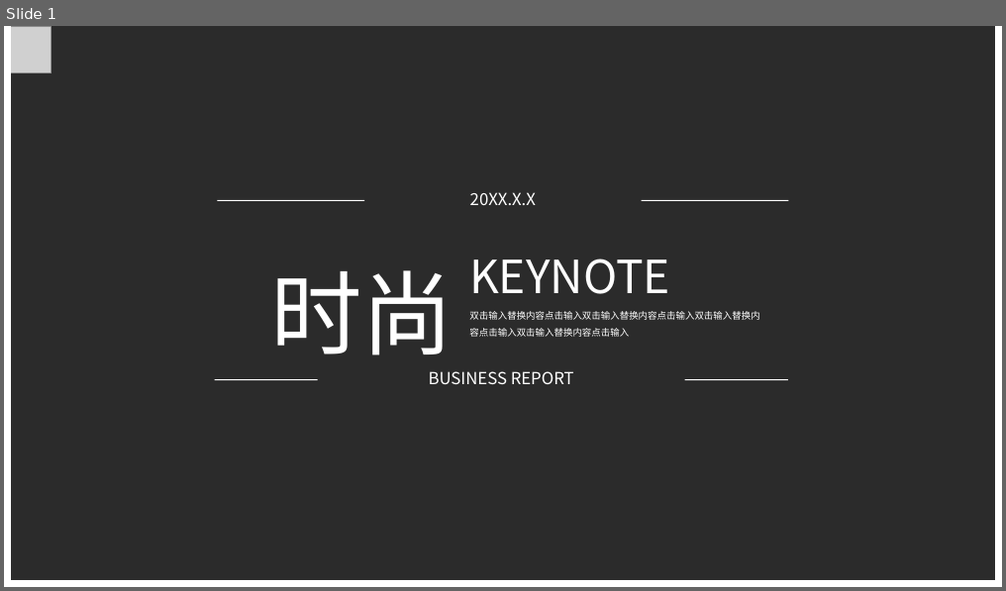
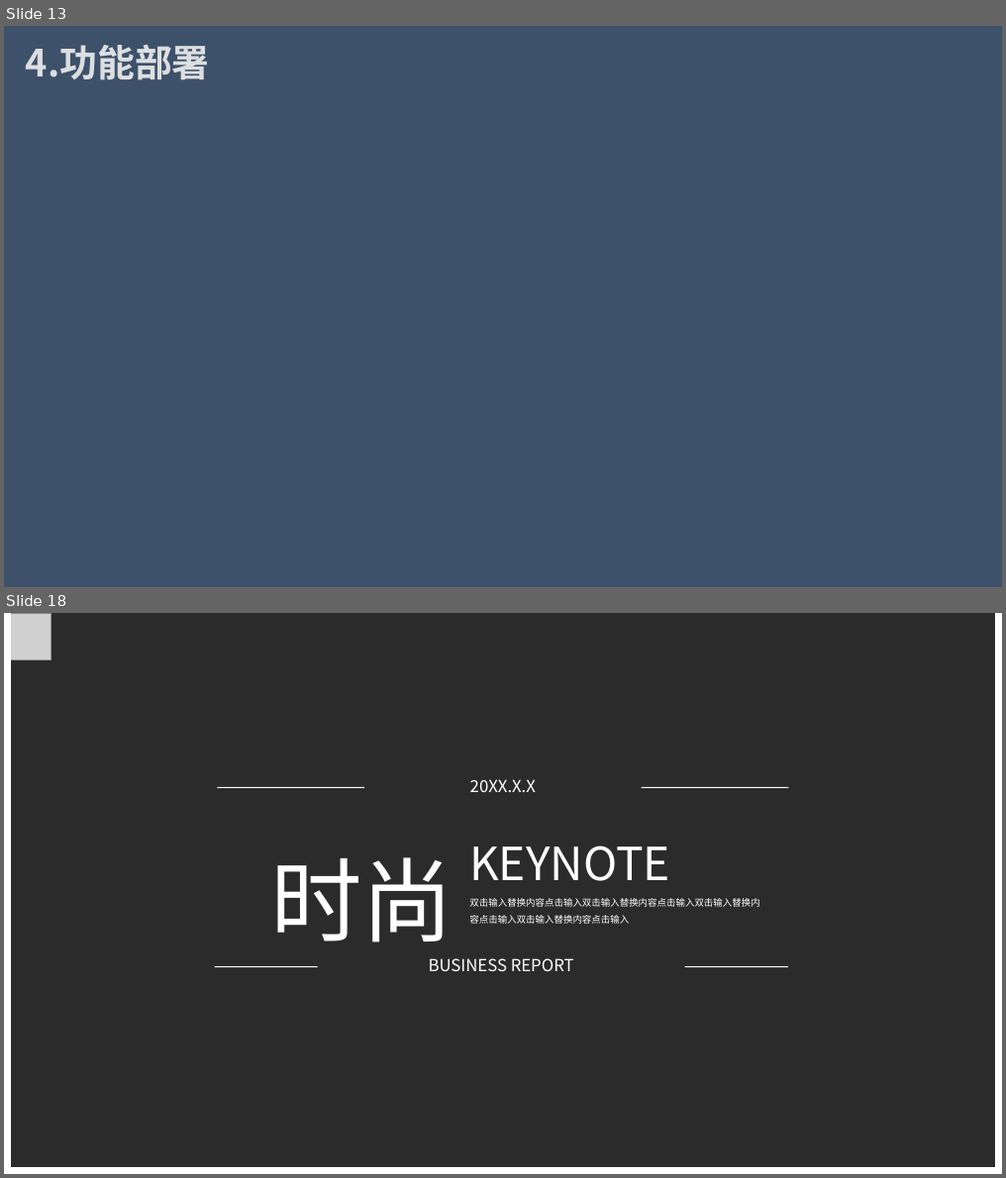
Before and after one commit to Wangzt670/swt, a slide deck: 项目待交付工件/D结项阶段/2.项目答辩.pptx. Shown one above the other, each under a label of ours: slide 1 before the commit, slides 13 and 18 after it; the slides between them are not shown. The pictures are 1006x591 and 1006x1178 pixels, drawn with LibreOffice and Linux fonts; fonts in the diff are those of the drawing; grey boxes stand for pictures; background and template pictures are left out; a plain dark background stands for a picture behind light text. Boxes give left, top, right and bottom in pixels: in the first picture for what was removed or moved away, otherwise in the second. Text is boxed around its words. In the diff, an @@ line names an element or a change of style, - is before the commit and + after.

```diff
--- a/项目待交付工件/D结项阶段/2.项目答辩.pptx
+++ b/项目待交付工件/D结项阶段/2.项目答辩.pptx
@@ slide 13 added at (x1=4, y1=26, x2=1002, y2=587), background #FFFFFF @@
@@ rectangle added at (x1=4, y1=26, x2=1002, y2=587), fill #3D516A @@
@@ text added at (x1=26, y1=44, x2=210, y2=80), 36 pt, text #DCDEE0, bold @@
+4.功能部署
@@ what was slide 1 is now slide 18 @@
```
Also in this commit, not shown: 3 slides changed, 16 other slides added.
